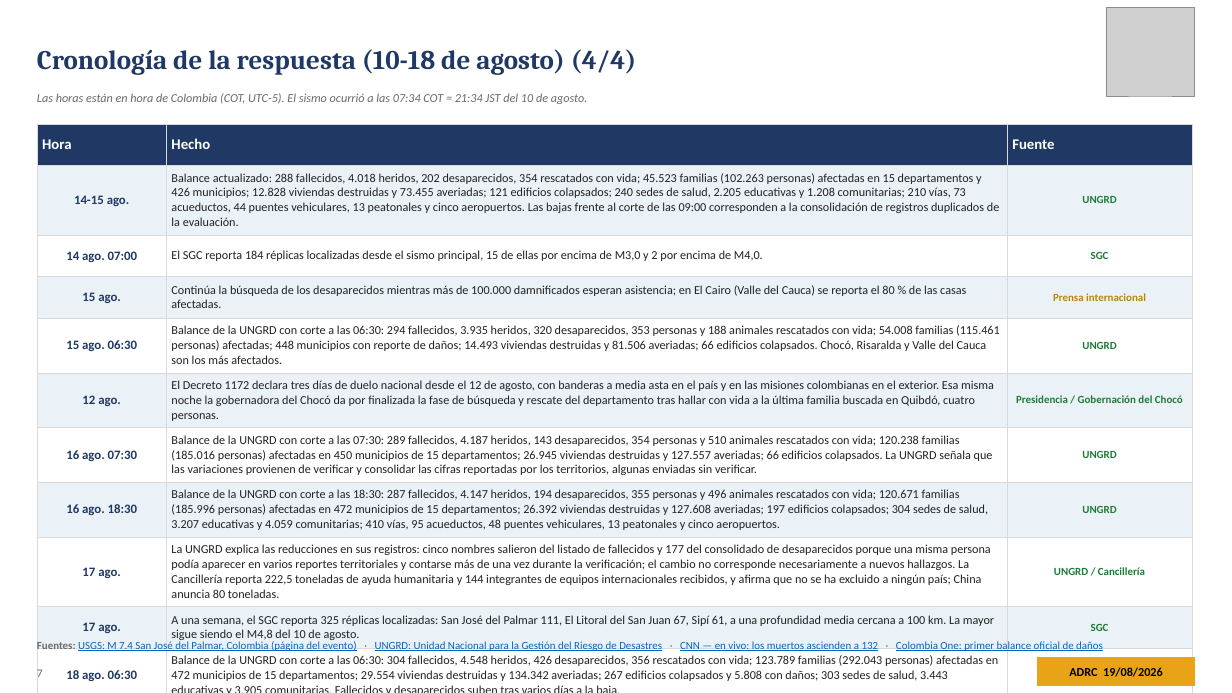
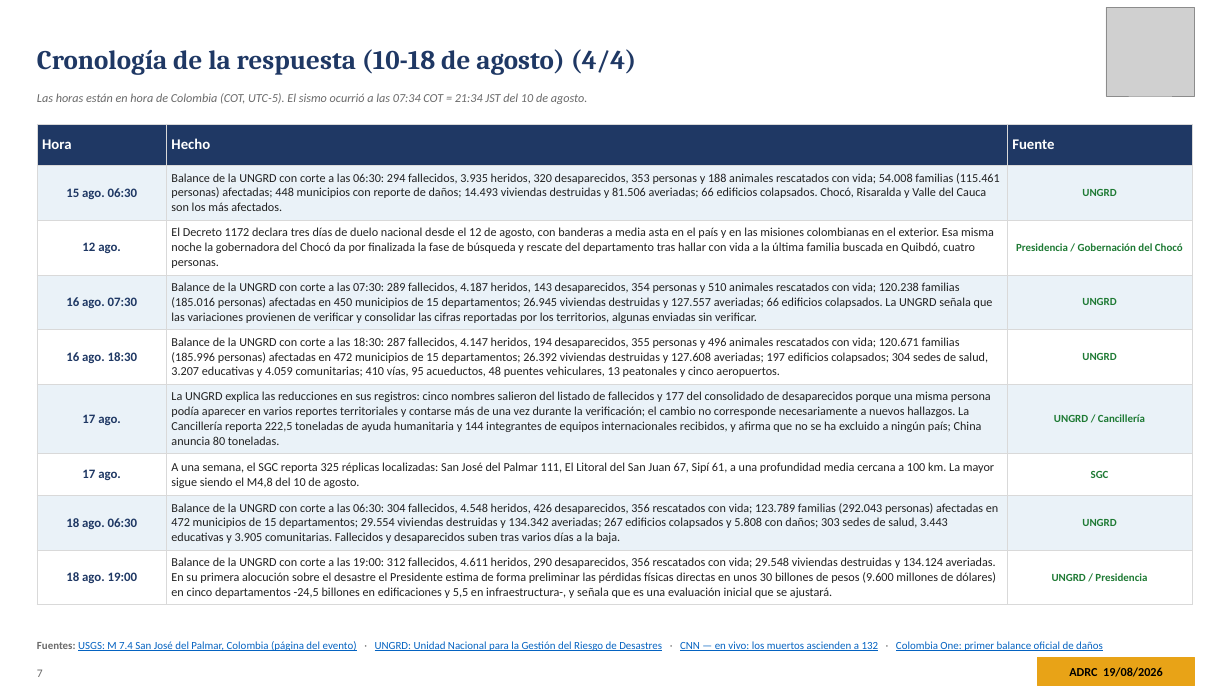
Before and after one commit to kochobi-max/whatsmap, a slide deck: slide 7 of reports/colombia_eq_20260810/output/ADRC_EQ_COL_Choco_20260810_ES.pptx. Drawn at 1232x693 pixels with LibreOffice and Linux fonts; fonts in the diff are those of the drawing; grey boxes stand for pictures. Boxes give left, top, right and bottom in pixels: in the first picture for what was removed or moved away, otherwise in the second. Text is boxed around its words. In the diff, an @@ line names an element or a change of style, - is before the commit and + after.

```diff
--- a/reports/colombia_eq_20260810/output/ADRC_EQ_COL_Choco_20260810_ES.pptx
+++ b/reports/colombia_eq_20260810/output/ADRC_EQ_COL_Choco_20260810_ES.pptx
@@ table at [37,124,1192,602] @@
-row 2: 14-15 ago. | Balance actualizado: 288 fallecidos, 4.018 heridos, 202 desaparecidos, 354 rescatados con vida; 45.523 familias (102.263 personas) afectadas en 15 departamentos y 426 municipios; 12.828 viviendas destruidas y 73.455 averiadas; 121 edificios colapsados; 240 sedes de salud, 2.205 educativas y 1.208 comunitarias; 210 vías, 73 acueductos, 44 puentes vehiculares, 13 peatonales y cinco aeropuertos. Las bajas frente al corte de las 09:00 corresponden a la consolidación de registros duplicados de la evaluación. | UNGRD
-row 3: 14 ago. 07:00 | El SGC reporta 184 réplicas localizadas desde el sismo principal, 15 de ellas por encima de M3,0 y 2 por encima de M4,0. | SGC
-row 4: 15 ago. | Continúa la búsqueda de los desaparecidos mientras más de 100.000 damnificados esperan asistencia; en El Cairo (Valle del Cauca) se reporta el 80 % de las casas afectadas. | Prensa internacional
+row 9: 18 ago. 19:00 | Balance de la UNGRD con corte a las 19:00: 312 fallecidos, 4.611 heridos, 290 desaparecidos, 356 rescatados con vida; 29.548 viviendas destruidas y 134.124 averiadas. En su primera alocución sobre el desastre el Presidente estima de forma preliminar las pérdidas físicas directas en unos 30 billones de pesos (9.600 millones de dólares) en cinco departamentos -24,5 billones en edificaciones y 5,5 en infraestructura-, y señala que es una evaluación inicial que se ajustará. | UNGRD / Presidencia
```
Also in this commit, not shown: 17 other slides changed, 8 other files.
